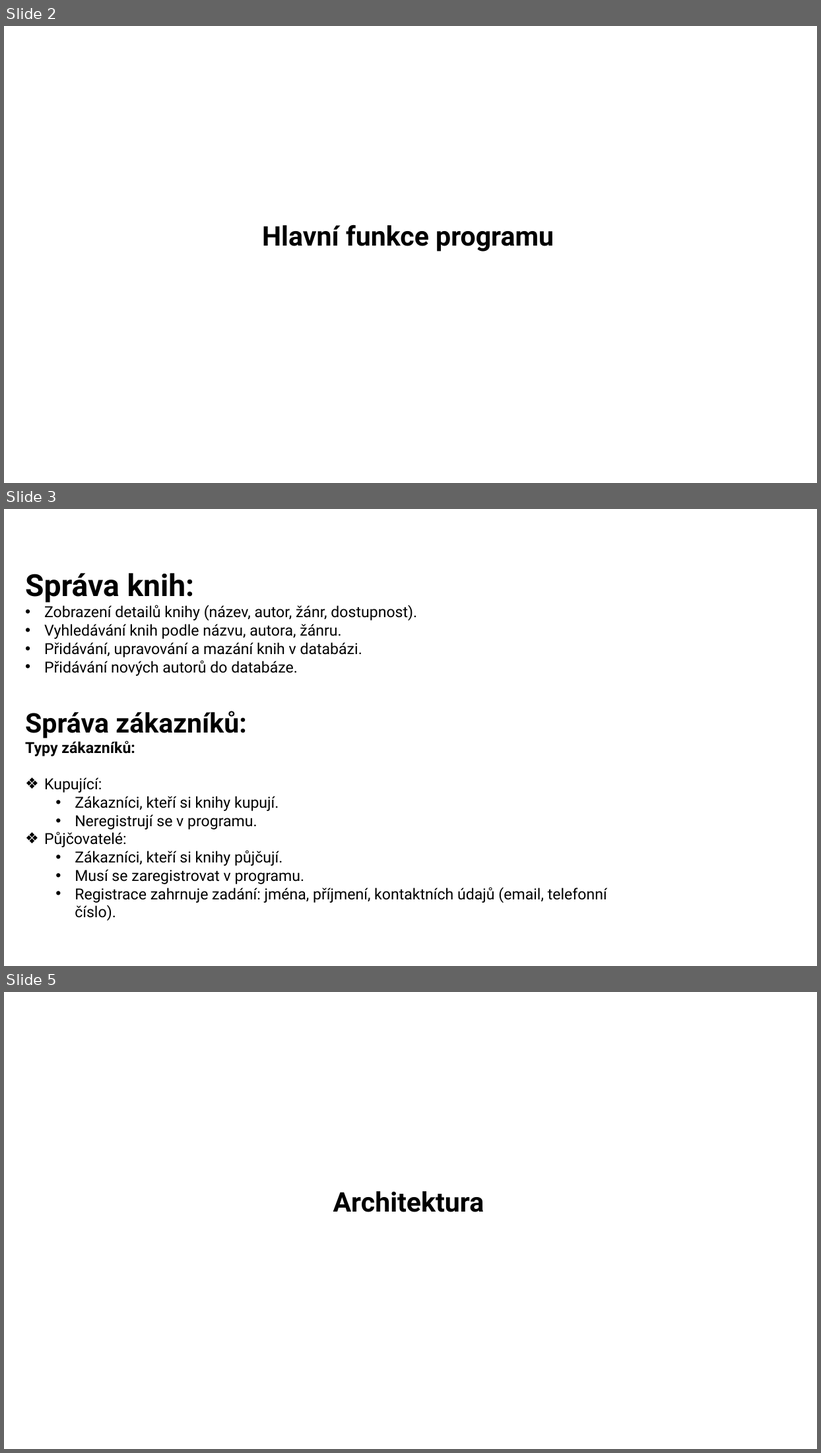
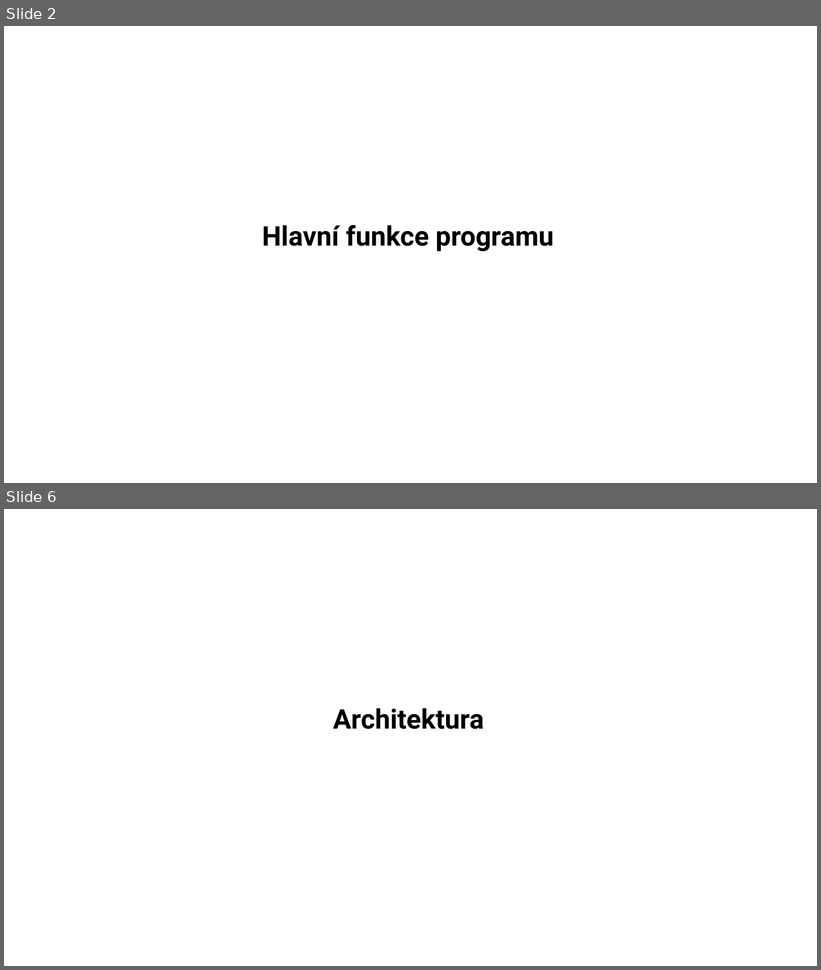
Before and after one commit to DuongXuanAnh/CSharpZapocet2024, a slide deck: Prezentace.pptx. Shown one above the other, each under a label of ours: slides 2, 3 and 5 before the commit, slides 2 and 6 after it; the slides between them are not shown. The pictures are 821x1453 and 821x970 pixels, drawn with LibreOffice and Linux fonts; fonts in the diff are those of the drawing. Boxes give left, top, right and bottom in pixels: in the first picture for what was removed or moved away, otherwise in the second. Text is boxed around its words. In the diff, an @@ line names an element or a change of style, - is before the commit and + after.

```diff
--- a/Prezentace.pptx
+++ b/Prezentace.pptx
@@ slide 3 removed at <box>4,509,817,966</box>, background #FFFFFF @@
@@ text removed at <box>25,573,417,676</box> @@
-Správa knih:
-• Zobrazení detailů knihy (název, autor, žánr, dostupnost).
-• Vyhledávání knih podle názvu, autora, žánru.
-• Přidávání, upravování a mazání knih v databázi.
-• Přidávání nových autorů do databáze.
@@ text removed at <box>25,711,607,903</box> @@
-Správa zákazníků:
-Typy zákazníků:
-❖ Kupující:
-  • Zákazníci, kteří si knihy kupují.
-  • Neregistrují se v programu.
-❖ Půjčovatelé:
-  • Zákazníci, kteří si knihy půjčují.
-  • Musí se zaregistrovat v programu.
-  • Registrace zahrnuje zadání: jména, příjmení, kontaktních údajů (email, telefonní číslo).
@@ what was slide 5 is now slide 6 @@
```
Also in this commit, not shown: 3 slides added, 1 other slide removed, 1 other file.
